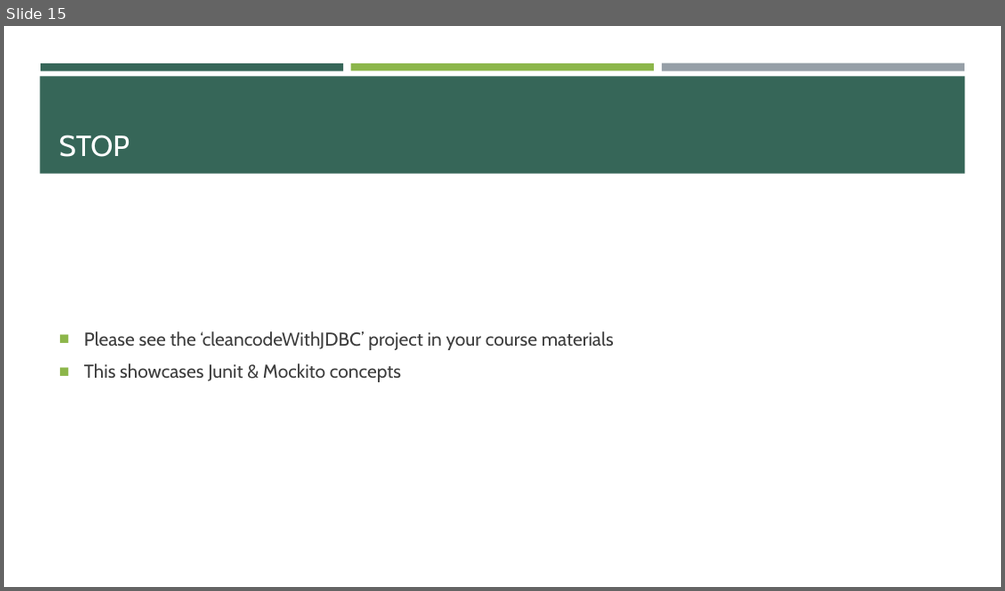
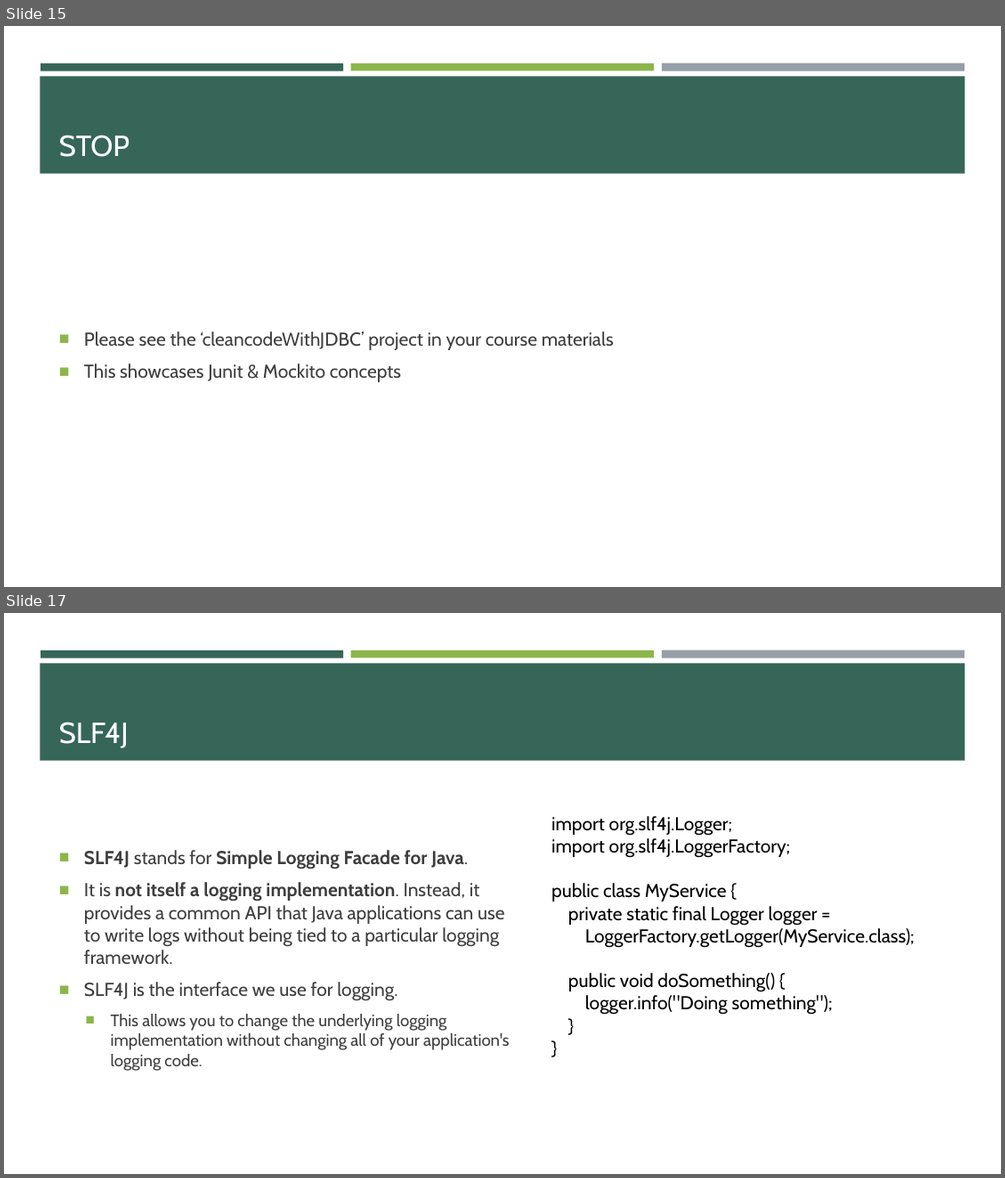
Before and after one commit to e-m-wilson/java-fs, a slide deck: Week_4/Unit_Testing_&_Logging.pptx. Shown one above the other, each under a label of ours: slide 15 before the commit, slides 15 and 17 after it; the slides between them are not shown. The pictures are 1005x591 and 1005x1178 pixels, drawn with LibreOffice and Linux fonts; fonts in the diff are those of the drawing. Boxes give left, top, right and bottom in pixels: in the first picture for what was removed or moved away, otherwise in the second. Text is boxed around its words. In the diff, an @@ line names an element or a change of style, - is before the commit and + after.

```diff
--- a/Week_4/Unit_Testing_&_Logging.pptx
+++ b/Week_4/Unit_Testing_&_Logging.pptx
@@ slide 17 added at (4, 613, 1001, 1174), background #FFFFFF; not listed: 4 template elements that a slide beside it also shows @@
@@ title added at (59, 722, 129, 748), 28 pt, text #FFFFFF @@
+SLF4J
@@ text added at (551, 816, 914, 1014), 18 pt, text #000000 @@
+import org.slf4j.Logger;
+import org.slf4j.LoggerFactory;
+public class MyService {
+private static final Logger logger =
+LoggerFactory.getLogger(MyService.class);
+public void doSomething() {
+logger.info("Doing something");
+}
+}
@@ text added at (84, 850, 510, 1070), 18 pt, text #3D3D3D @@
+■ SLF4J stands for Simple Logging Facade for Java.
+■ It is not itself a logging implementation. Instead, it provides a common API that Java applications can use to write logs without being tied to a particular logging framework.
+■ SLF4J is the interface we use for logging.
+  ■ This allows you to change the underlying logging implementation without changing all of your application's logging code.
```
Also in this commit, not shown: 6 other slides added, 4 other files.
